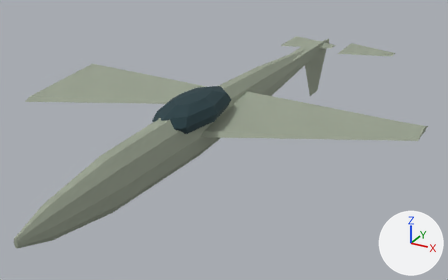
Renders of the glTF model game/assets/units/j16.glb from each side of a commit.
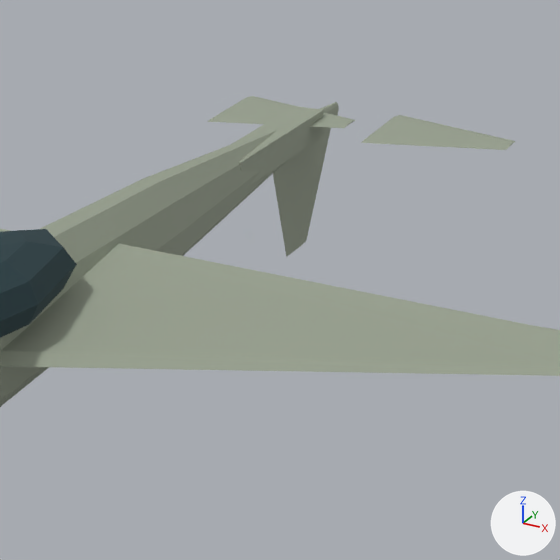
Old and new are each drawn whole from a camera (50 mm lens) standing at (10.68, -19.87, 10.48) and looking at (-0.02, -0.4, 0.75) and again close up on the part from 45% to 92% of the width and 0% to 75% of the height. Lighting does not change. The marker at lower right points along +X, +Y and +Z. The last two pictures show the newer version. Where no turn or scale is listed for an object, it has been applied to the vertices.

Names of what the first close-up shows: 'Cockpit', 'Elevator_L', 'Elevator_R', 'Fuselage', 'Rudder', 'TailBoom', 'Wing_R'.
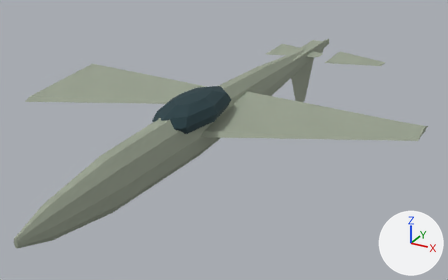
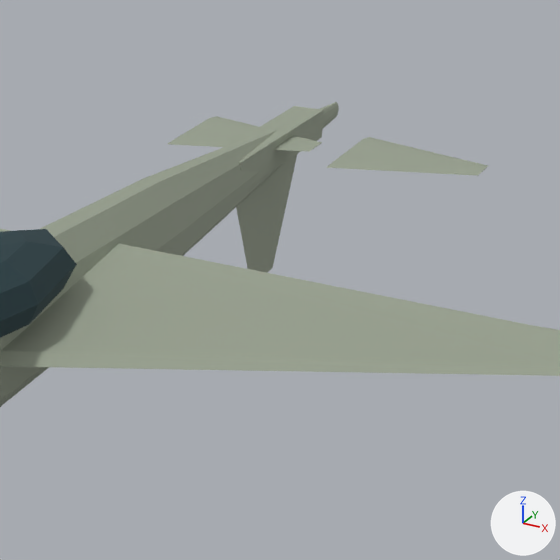
Location of each change, (x1, y1, x2, y2) in pixels of the close-ups (560 x 560 px):
'Rudder', moved
    before: (273, 127, 331, 257)
    after: (236, 154, 297, 273)
'Elevator_R', moved
    before: (361, 115, 515, 150)
    after: (326, 137, 488, 176)
'Elevator_L', moved
    before: (207, 96, 355, 128)
    after: (168, 116, 322, 152)

The change, as a diff of the scene's bpy script:
```diff
--- a/game/assets/units/j16.glb.py
+++ b/game/assets/units/j16.glb.py
@@ ob_elevator_l @@
 ob_elevator_l = bpy.data.objects.new('Elevator_L', me_elevator_l)
-ob_elevator_l.location = (-1.5, 9.24, 2.3)
+ob_elevator_l.location = (-1.5, 7.48, 2.3)
@@ ob_elevator_r @@
 ob_elevator_r = bpy.data.objects.new('Elevator_R', me_elevator_r)
-ob_elevator_r.location = (1.5, 9.24, 2.3)
+ob_elevator_r.location = (1.5, 7.48, 2.3)
@@ ob_rudder @@
 ob_rudder = bpy.data.objects.new('Rudder', me_rudder)
-ob_rudder.location = (0.0, 9.24, 2.18)
+ob_rudder.location = (0.0, 7.48, 2.18)
```
